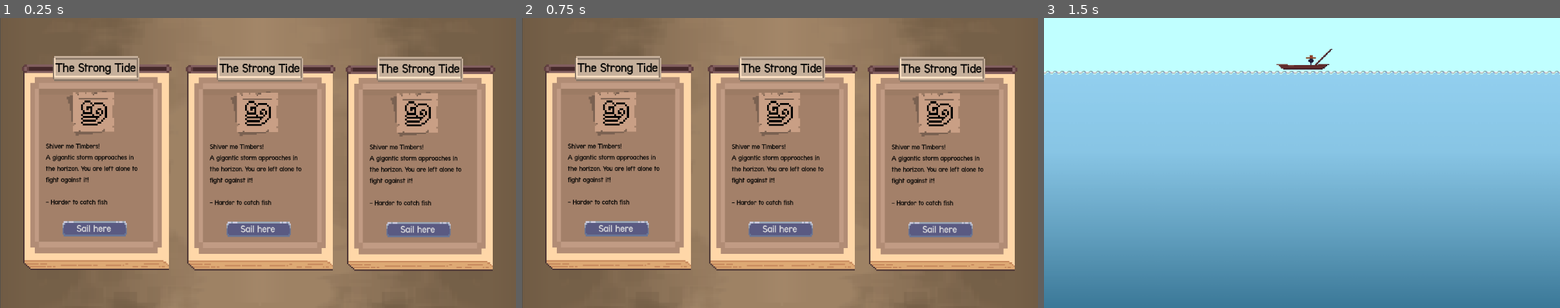
Above: before the commit, frames 1-3 (left to right).
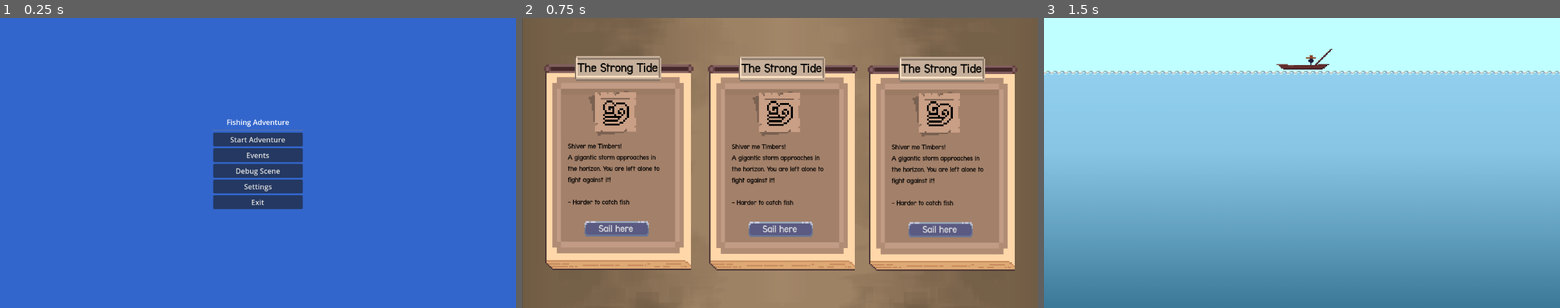
Above: after the commit, the same moments.

Repository: Gugaapo/fishing_game
Game: Godot game, scene res://scenes/main_menu.tscn
Same seed, same stepped clock (60 frames per second), same inputs: the game is played once before the commit and once after it. Before the commit the project starts from res://scenes/Events_scene/events.tscn.
Inputs (mouse positions are in pixels of both pictures, inside the frame that each line leads up to):
- Up to frame 1 (0.25 s): no input
- Up to frame 2 (0.75 s): click (780, 154) at 0.5 s, where only the run after the commit has a clickable "Events"
- Up to frame 3 (1.5 s): click "Sail here" at 1.25 s

The runs differ from the first frame. In frame 1, 100% of the frame differs, in the area x 0-100%, y 0-100%; in frame 2, nothing differs; in frame 3, nothing differs.

Commit message:
added main menu, failed to add pause to the game @Guilherme fix it

Diff:
--- a/project.godot
+++ b/project.godot
@@ -11,7 +11,7 @@
 [application]
 
 config/name="roguelike-fishing"
-run/main_scene="res://scenes/Events_scene/events.tscn"
+run/main_scene="res://scenes/main_menu.tscn"
 config/features=PackedStringArray("4.2", "Forward Plus")
 config/icon="res://icon.svg"
 
@@ -31,6 +31,18 @@
 ]
 }
 
+ui_cancel={
+"deadzone": 0.5,
+"events": [Object(InputEventKey,"resource_local_to_scene":false,"resource_name":"","device":0,"window_id":0,"alt_pressed":false,"shift_pressed":false,"ctrl_pressed":false,"meta_pressed":false,"pressed":false,"keycode":4194305,"physical_keycode":4194305,"key_label":0,"unicode":0,"echo":false,"script":null)
+]
+}
+
+escape={
+"deadzone": 0.5,
+"events": [Object(InputEventKey,"resource_local_to_scene":false,"resource_name":"","device":0,"window_id":0,"alt_pressed":false,"shift_pressed":false,"ctrl_pressed":false,"meta_pressed":false,"pressed":false,"keycode":4194305,"physical_keycode":4194305,"key_label":0,"unicode":0,"echo":false,"script":null)
+]
+}
+
 [rendering]
 
 textures/canvas_textures/default_texture_filter=0
--- a/scenes/Events_scene/EventSelectionNode.tscn
+++ b/scenes/Events_scene/EventSelectionNode.tscn
@@ -35,6 +35,7 @@
 
 [node name="Meio" type="Control" parent="Inner/Baseplate"]
 layout_mode = 1
+anchors_preset = 15
 anchor_right = 1.0
 anchor_bottom = 1.0
 offset_left = 5.0
@@ -56,6 +57,7 @@
 
 [node name="Botão_Embaixo" type="Control" parent="Inner/Baseplate/Meio/InnerBackground"]
 layout_mode = 1
+anchors_preset = 15
 anchor_right = 1.0
 anchor_bottom = 1.0
 offset_left = -2.0
--- a/scenes/Events_scene/events.tscn
+++ b/scenes/Events_scene/events.tscn
@@ -1,10 +1,17 @@
-[gd_scene load_steps=4 format=3 uid="uid://c23ulfs4cnfhe"]
+[gd_scene load_steps=5 format=3 uid="uid://c23ulfs4cnfhe"]
 
 [ext_resource type="Texture2D" uid="uid://bxfu7j2rg5g1i" path="res://assets/sprites/MapaPathBase.png" id="1_d7p07"]
 [ext_resource type="Script" path="res://scripts/event_scripts/events.gd" id="1_qsv4e"]
 [ext_resource type="PackedScene" uid="uid://eji6itgxjv8m" path="res://scenes/Events_scene/EventSelectionNode.tscn" id="3_8x6dj"]
+[ext_resource type="PackedScene" path="res://scenes/pause_menu.tscn" id="4_pause"]
 
-[node name="Events" type="Node2D" node_paths=PackedStringArray("search_root")]
+[node name="Events" type="Control"]
+layout_mode = 3
+anchors_preset = 15
+anchor_right = 1.0
+anchor_bottom = 1.0
+grow_horizontal = 2
+grow_vertical = 2
 script = ExtResource("1_qsv4e")
 search_root = NodePath("Root")
 
@@ -35,3 +42,12 @@
 offset_right = 196.0
 offset_bottom = -218.0
 scale = Vector2(3.12398, 3.12398)
+
+[node name="PauseMenu" parent="." instance=ExtResource("4_pause")]
+layout_mode = 1
+offset_left = 70.0
+offset_top = 44.0
+offset_right = 70.0
+offset_bottom = 44.0
+grow_horizontal = 2
+grow_vertical = 2
--- a/scenes/fishing_scene/debug_scene.tscn
+++ b/scenes/fishing_scene/debug_scene.tscn
@@ -1,18 +1,20 @@
-[gd_scene load_steps=11 format=3 uid="uid://cfd2yhkg7texu"]
-
-[ext_resource type="Texture2D" uid="uid://bfyc7ntifu2f7" path="res://assets/brackeys_platformer_assets/sprites/world_tileset.png" id="1_xpaf7"]
-[ext_resource type="Script" path="res://scripts/fishing_scripts/FishSpawner.gd" id="2_n6o05"]
-[ext_resource type="PackedScene" uid="uid://drxp8nd3ekn8p" path="res://scenes/fishing_scene/fishes/fish_baiacu.tscn" id="3_23wvb"]
-[ext_resource type="PackedScene" uid="uid://cdnqtebfupj62" path="res://scenes/fishing_scene/boat.tscn" id="4_8rwe7"]
-[ext_resource type="Texture2D" uid="uid://c57ixg36kb8qw" path="res://assets/gradients/gradient.png" id="5_2m4ej"]
-[ext_resource type="PackedScene" uid="uid://lpitcdo7x83b" path="res://scenes/fishing_scene/fishes/fish_sardine.tscn" id="6_sardine"]
-[ext_resource type="AudioStream" uid="uid://i0ajtculjn50" path="res://assets/music/Music_Theme1.wav" id="7_73ynf"]
+[gd_scene load_steps=13 format=3 uid="uid://cfd2yhkg7texu"]
+
+[ext_resource type="Script" path="res://scripts/fishing_scripts/debug_scene_controller.gd" id="1_script"]
+[ext_resource type="Texture2D" uid="uid://bfyc7ntifu2f7" path="res://assets/brackeys_platformer_assets/sprites/world_tileset.png" id="2_xpaf7"]
+[ext_resource type="Script" path="res://scripts/fishing_scripts/FishSpawner.gd" id="3_n6o05"]
+[ext_resource type="PackedScene" uid="uid://drxp8nd3ekn8p" path="res://scenes/fishing_scene/fishes/fish_baiacu.tscn" id="4_23wvb"]
+[ext_resource type="PackedScene" uid="uid://cdnqtebfupj62" path="res://scenes/fishing_scene/boat.tscn" id="5_8rwe7"]
+[ext_resource type="Texture2D" uid="uid://c57ixg36kb8qw" path="res://assets/gradients/gradient.png" id="6_2m4ej"]
+[ext_resource type="PackedScene" uid="uid://lpitcdo7x83b" path="res://scenes/fishing_scene/fishes/fish_sardine.tscn" id="7_sardine"]
+[ext_resource type="AudioStream" uid="uid://i0ajtculjn50" path="res://assets/music/Music_Theme1.wav" id="8_73ynf"]
+[ext_resource type="PackedScene" path="res://scenes/pause_menu.tscn" id="9_pause"]
 
 [sub_resource type="WorldBoundaryShape2D" id="WorldBoundaryShape2D_ttqpa"]
 distance = -11.0
 
 [sub_resource type="TileSetAtlasSource" id="TileSetAtlasSource_pygva"]
-texture = ExtResource("1_xpaf7")
+texture = ExtResource("2_xpaf7")
 0:0/0 = 0
 1:0/0 = 0
 2:0/0 = 0
@@ -144,16 +146,25 @@
 [sub_resource type="TileSet" id="TileSet_g7faa"]
 sources/0 = SubResource("TileSetAtlasSource_pygva")
 
-[node name="guilherme_tutorial" type="Node2D"]
-
-[node name="Camera2D" type="Camera2D" parent="."]
+[node name="guilherme_tutorial" type="Control"]
+layout_mode = 3
+anchors_preset = 15
+anchor_right = 1.0
+anchor_bottom = 1.0
+grow_horizontal = 2
+grow_vertical = 2
+script = ExtResource("1_script")
+
+[node name="GameContent" type="Node2D" parent="."]
+
+[node name="Camera2D" type="Camera2D" parent="GameContent"]
 position = Vector2(0, 103)
 zoom = Vector2(2, 2)
 
-[node name="Water collider" type="StaticBody2D" parent="."]
+[node name="Water collider" type="StaticBody2D" parent="GameContent"]
 position = Vector2(-2, -8)
 
-[node name="CollisionShape2D" type="CollisionShape2D" parent="Water collider"]
+[node name="Water collider#CollisionShape2D" type="CollisionShape2D" parent="."]
 shape = SubResource("WorldBoundaryShape2D_ttqpa")
 
 [node name="TileMap" type="TileMap" parent="."]
@@ -165,6 +176,7 @@
 
 [node name="Background" type="ColorRect" parent="."]
 z_index = -1
+layout_mode = 0
 offset_left = -473.0
 offset_top = -175.0
 offset_right = 420.0
@@ -173,19 +185,24 @@
 
 [node name="FishSpawner" type="Node2D" parent="."]
 position = Vector2(-1, 131)
-script = ExtResource("2_n6o05")
-fish_scenes = Array[PackedScene]([ExtResource("3_23wvb"), ExtResource("6_sardine")])
+script = ExtResource("3_n6o05")
+fish_scenes = Array[PackedScene]([ExtResource("4_23wvb"), ExtResource("7_sardine")])
 spawn_weights = [2.0, 1.0]
 count = 15
 area_size = Vector2(300, 200)
 
-[node name="boat" parent="." instance=ExtResource("4_8rwe7")]
+[node name="boat" parent="." instance=ExtResource("5_8rwe7")]
 
 [node name="gradient" type="Sprite2D" parent="."]
 position = Vector2(-2, 145)
 scale = Vector2(0.37375, 0.239583)
-texture = ExtResource("5_2m4ej")
+texture = ExtResource("6_2m4ej")
 
 [node name="AudioStreamPlayer2D" type="AudioStreamPlayer2D" parent="."]
-stream = ExtResource("7_73ynf")
+stream = ExtResource("8_73ynf")
 autoplay = true
+
+[node name="PauseMenu" parent="." instance=ExtResource("9_pause")]
+layout_mode = 1
+grow_horizontal = 2
+grow_vertical = 2
--- a/scenes/game.tscn
+++ b/scenes/game.tscn
@@ -1,3 +1,20 @@
-[gd_scene format=3 uid="uid://dvihgknrx5cri"]
+[gd_scene load_steps=4 format=3 uid="uid://dvihgknrx5cri"]
 
-[node name="Game" type="Node2D"]
+[ext_resource type="Script" path="res://scripts/game_controller.gd" id="1_script"]
+[ext_resource type="PackedScene" uid="uid://cdnqtebfupj62" path="res://scenes/fishing_scene/boat.tscn" id="2_boat"]
+[ext_resource type="PackedScene" uid="uid://bqxvhqxqxqxqx" path="res://scenes/pause_menu.tscn" id="3_pause"]
+
+[node name="Game" type="Control"]
+layout_mode = 3
+anchors_preset = 15
+anchor_right = 1.0
+anchor_bottom = 1.0
+script = ExtResource("1_script")
+
+[node name="FishingScene" parent="." instance=ExtResource("1_boat")]
+
+[node name="PauseMenu" parent="." instance=ExtResource("3_pause")]
+layout_mode = 1
+anchors_preset = 15
+anchor_right = 1.0
+anchor_bottom = 1.0
--- /dev/null
+++ b/scenes/main_menu.tscn
@@ -0,0 +1,60 @@
+[gd_scene load_steps=3 format=3 uid="uid://bqxvhqxqxqxqx"]
+
+[ext_resource type="Script" path="res://scripts/menu_scripts/main_menu.gd" id="1_0x0x0"]
+[ext_resource type="Theme" uid="uid://bqxvhqxqxqxqx" path="res://assets/fantasy_pixelart_ui/theme.tres" id="2_0x0x0"]
+
+[node name="MainMenu" type="Control"]
+layout_mode = 3
+anchors_preset = 15
+anchor_right = 1.0
+anchor_bottom = 1.0
+script = ExtResource("1_0x0x0")
+theme = ExtResource("2_0x0x0")
+
+[node name="Background" type="ColorRect" parent="."]
+layout_mode = 1
+anchors_preset = 15
+anchor_right = 1.0
+anchor_bottom = 1.0
+color = Color(0.2, 0.4, 0.8, 1)
+
+[node name="VBoxContainer" type="VBoxContainer" parent="."]
+layout_mode = 1
+anchors_preset = 8
+anchor_left = 0.5
+anchor_top = 0.5
+anchor_right = 0.5
+anchor_bottom = 0.5
+offset_left = -100.0
+offset_top = -100.0
+offset_right = 100.0
+offset_bottom = 100.0
+
+[node name="Title" type="Label" parent="VBoxContainer"]
+layout_mode = 2
+text = "Fishing Adventure"
+horizontal_alignment = 1
+vertical_alignment = 1
+
+[node name="HSeparator" type="HSeparator" parent="VBoxContainer"]
+layout_mode = 2
+
+[node name="StartButton" type="Button" parent="VBoxContainer"]
+layout_mode = 2
+text = "Start Adventure"
+
+[node name="EventsButton" type="Button" parent="VBoxContainer"]
+layout_mode = 2
+text = "Events"
+
+[node name="DebugButton" type="Button" parent="VBoxContainer"]
+layout_mode = 2
+text = "Debug Scene"
+
+[node name="SettingsButton" type="Button" parent="VBoxContainer"]
+layout_mode = 2
+text = "Settings"
+
+[node name="ExitButton" type="Button" parent="VBoxContainer"]
+layout_mode = 2
+text = "Exit"
--- /dev/null
+++ b/scenes/pause_menu.tscn
@@ -0,0 +1,73 @@
+[gd_scene load_steps=3 format=3 uid="uid://bqxvhqxqxqxqx"]
+
+[ext_resource type="Script" path="res://scripts/menu_scripts/pause_menu.gd" id="1_0x0x0"]
+[ext_resource type="Theme" uid="uid://bqxvhqxqxqxqx" path="res://assets/fantasy_pixelart_ui/theme.tres" id="2_0x0x0"]
+
+[node name="PauseMenu" type="Control"]
+layout_mode = 3
+anchors_preset = 15
+anchor_right = 1.0
+anchor_bottom = 1.0
+script = ExtResource("1_0x0x0")
+theme = ExtResource("2_0x0x0")
+
+[node name="Background" type="ColorRect" parent="."]
+layout_mode = 1
+anchors_preset = 15
+anchor_right = 1.0
+anchor_bottom = 1.0
+color = Color(0, 0, 0, 0.3)
+
+[node name="Panel" type="Panel" parent="."]
+layout_mode = 1
+anchors_preset = 8
+anchor_left = 0.5
+anchor_top = 0.5
+anchor_right = 0.5
+anchor_bottom = 0.5
+offset_left = -140.0
+offset_top = -140.0
+offset_right = 140.0
+offset_bottom = 140.0
+
+[node name="VBoxContainer" type="VBoxContainer" parent="."]
+layout_mode = 1
+anchors_preset = 8
+anchor_left = 0.5
+anchor_top = 0.5
+anchor_right = 0.5
+anchor_bottom = 0.5
+offset_left = -120.0
+offset_top = -120.0
+offset_right = 120.0
+offset_bottom = 120.0
+
+[node name="Title" type="Label" parent="VBoxContainer"]
+layout_mode = 2
+text = "PAUSED"
+horizontal_alignment = 1
+vertical_alignment = 1
+
+[node name="HSeparator" type="HSeparator" parent="VBoxContainer"]
+layout_mode = 2
+
+[node name="ResumeButton" type="Button" parent="VBoxContainer"]
+layout_mode = 2
+text = "Resume"
+custom_minimum_size = Vector2(200, 40)
+
+[node name="HSeparator2" type="HSeparator" parent="VBoxContainer"]
+layout_mode = 2
+
+[node name="SettingsButton" type="Button" parent="VBoxContainer"]
+layout_mode = 2
+text = "Settings"
+custom_minimum_size = Vector2(200, 40)
+
+[node name="HSeparator3" type="HSeparator" parent="VBoxContainer"]
+layout_mode = 2
+
+[node name="ToMenuButton" type="Button" parent="VBoxContainer"]
+layout_mode = 2
+text = "To Menu"
+custom_minimum_size = Vector2(200, 40)
--- /dev/null
+++ b/scenes/settings.tscn
@@ -0,0 +1,69 @@
+[gd_scene load_steps=3 format=3 uid="uid://bqxvhqxqxqxqx"]
+
+[ext_resource type="Script" path="res://scripts/menu_scripts/settings.gd" id="1_0x0x0"]
+[ext_resource type="Theme" uid="uid://bqxvhqxqxqxqx" path="res://assets/fantasy_pixelart_ui/theme.tres" id="2_0x0x0"]
+
+[node name="Settings" type="Control"]
+layout_mode = 3
+anchors_preset = 15
+anchor_right = 1.0
+anchor_bottom = 1.0
+script = ExtResource("1_0x0x0")
+theme = ExtResource("2_0x0x0")
+
+[node name="Background" type="ColorRect" parent="."]
+layout_mode = 1
+anchors_preset = 15
+anchor_right = 1.0
+anchor_bottom = 1.0
+color = Color(0.2, 0.4, 0.8, 1)
+
+[node name="VBoxContainer" type="VBoxContainer" parent="."]
+layout_mode = 1
+anchors_preset = 8
+anchor_left = 0.5
+anchor_top = 0.5
+anchor_right = 0.5
+anchor_bottom = 0.5
+offset_left = -150.0
+offset_top = -150.0
+offset_right = 150.0
+offset_bottom = 150.0
+
+[node name="Title" type="Label" parent="VBoxContainer"]
+layout_mode = 2
+text = "Settings"
+horizontal_alignment = 1
+vertical_alignment = 1
+
+[node name="HSeparator" type="HSeparator" parent="VBoxContainer"]
+layout_mode = 2
+
+[node name="MusicVolumeLabel" type="Label" parent="VBoxContainer"]
+layout_mode = 2
+text = "Music Volume:"
+
+[node name="MusicVolumeSlider" type="HSlider" parent="VBoxContainer"]
+layout_mode = 2
+max_value = 100.0
+value = 50.0
+
+[node name="SFXVolumeLabel" type="Label" parent="VBoxContainer"]
+layout_mode = 2
+text = "SFX Volume:"
+
+[node name="SFXVolumeSlider" type="HSlider" parent="VBoxContainer"]
+layout_mode = 2
+max_value = 100.0
+value = 50.0
+
+[node name="HSeparator2" type="HSeparator" parent="VBoxContainer"]
+layout_mode = 2
+
+[node name="ControlsButton" type="Button" parent="VBoxContainer"]
+layout_mode = 2
+text = "Show Controls"
+
+[node name="BackButton" type="Button" parent="VBoxContainer"]
+layout_mode = 2
+text = "Back"
--- a/scripts/event_scripts/events.gd
+++ b/scripts/event_scripts/events.gd
@@ -1,4 +1,4 @@
-extends Node2D
+extends Control
 
 @export var search_root: Node          # drag the nested scene root here
 @export var scene_path: String = "res://scenes/fishing_scene/debug_scene.tscn"
@@ -7,7 +7,12 @@
 	var root := search_root if search_root else self
 	var button := root.find_child("SailButton", true, false) as BaseButton
 	if button:
-		button.pressed.connect(func(): _on_ui_button_pressed(scene_path))
+		button.pressed.connect(func(): _on_ui_button_pressed("res://scenes/fishing_scene/debug_scene.tscn"))
+
+	# Set up the pause menu to know which scene it came from
+	var pause_menu = $PauseMenu
+	if pause_menu:
+		pause_menu.set_game_scene("res://scenes/Events_scene/events.tscn")
 
 func _on_ui_button_pressed(scene_path: String) -> void:
 	print("Loading:", scene_path)
--- /dev/null
+++ b/scripts/fishing_scripts/debug_scene_controller.gd
@@ -0,0 +1,57 @@
+extends Control
+
+func _ready():
+	# Set up the pause menu to know which scene it came from
+	var pause_menu = $PauseMenu
+	if pause_menu:
+		pause_menu.set_game_scene("res://scenes/fishing_scene/debug_scene.tscn")
+
+	# Ensure this control can receive input events
+	mouse_filter = Control.MOUSE_FILTER_IGNORE
+	# Make sure input events are processed
+	set_process_input(true)
+
+	print("Debug scene controller ready")
+	print("Pause menu found: ", pause_menu != null)
+
+	# Debug scene tree structure (temporarily disabled to prevent crashes)
+	# print("Scene tree structure:")
+	# _print_scene_tree_safe(self, 0)
+
+func _print_scene_tree_safe(node: Node, depth: int):
+	if not node:
+		return
+	var indent = "  "
+	var node_name = node.name if node.name else "unnamed"
+	var node_class = node.get_class() if node.has_method("get_class") else "unknown"
+	print(indent + "- " + node_name + " (" + node_class + ")")
+
+	# Safely get children
+	var children = node.get_children()
+	if children:
+		for child in children:
+			if child:
+				_print_scene_tree_safe(child, depth + 1)
+
+func _input(event):
+	print("Debug scene controller received input: ", event)
+
+	# Debug all key presses
+	if event is InputEventKey and event.pressed:
+		print("Key pressed: ", event.keycode, " (ESC = 4194305, P = 80)")
+		# Check if ESC action is detected
+		if event.is_action_pressed("ui_cancel"):
+			print("ESC action detected!")
+		else:
+			print("ESC action NOT detected for keycode: ", event.keycode)
+
+	# Forward input events to the pause menu if it exists
+	var pause_menu = $PauseMenu
+	if pause_menu and pause_menu.has_method("_input"):
+		pause_menu._input(event)
+
+	# Test with P key as well
+	if event is InputEventKey and event.pressed and event.keycode == KEY_P:
+		print("P key pressed in debug scene controller")
+		if pause_menu:
+			pause_menu._input(event)
--- /dev/null
+++ b/scripts/game_controller.gd
@@ -0,0 +1,13 @@
+extends Control
+
+func _ready():
+	# Set up the pause menu to know which scene it came from
+	var pause_menu = $PauseMenu
+	if pause_menu:
+		pause_menu.set_game_scene("res://scenes/game.tscn")
+
+	# Set up the fishing scene
+	var fishing_scene = $FishingScene
+	if fishing_scene:
+		# Any additional setup for the fishing scene can go here
+		pass
--- /dev/null
+++ b/scripts/menu_scripts/main_menu.gd
@@ -0,0 +1,29 @@
+extends Control
+
+func _ready():
+	# Connect button signals
+	$VBoxContainer/StartButton.pressed.connect(_on_start_pressed)
+	$VBoxContainer/EventsButton.pressed.connect(_on_events_pressed)
+	$VBoxContainer/DebugButton.pressed.connect(_on_debug_pressed)
+	$VBoxContainer/SettingsButton.pressed.connect(_on_settings_pressed)
+	$VBoxContainer/ExitButton.pressed.connect(_on_exit_pressed)
+
+func _on_start_pressed():
+	# Change to events scene
+	get_tree().change_scene_to_file("res://scenes/Events_scene/events.tscn")
+
+func _on_events_pressed():
+	# Change to events scene
+	get_tree().change_scene_to_file("res://scenes/Events_scene/events.tscn")
+
+func _on_debug_pressed():
+	# Change to debug scene
+	get_tree().change_scene_to_file("res://scenes/fishing_scene/debug_scene.tscn")
+
+func _on_settings_pressed():
+	# Change to settings scene
+	get_tree().change_scene_to_file("res://scenes/settings.tscn")
+
+func _on_exit_pressed():
+	# Exit the game
+	get_tree().quit()
--- /dev/null
+++ b/scripts/menu_scripts/pause_menu.gd
@@ -0,0 +1,112 @@
+extends Control
+
+var game_scene: String = ""
+
+func _ready():
+	# Connect button signals
+	$VBoxContainer/ResumeButton.pressed.connect(_on_resume_pressed)
+	$VBoxContainer/SettingsButton.pressed.connect(_on_settings_pressed)
+	$VBoxContainer/ToMenuButton.pressed.connect(_on_to_menu_pressed)
+
+	# Hide the pause menu initially
+	visible = false
+
+	# Process mode should be set to stop when paused
+	process_mode = Node.PROCESS_MODE_WHEN_PAUSED
+
+	# Make sure the pause menu is on top
+	z_index = 1000
+
+	# Ensure the pause menu can receive input events
+	mouse_filter = Control.MOUSE_FILTER_IGNORE
+
+	print("Pause menu initialized and ready")
+	print("Pause menu process mode: ", process_mode)
+	print("Pause menu mouse filter: ", mouse_filter)
+
+func _input(event):
+	print("Pause menu received input event: ", event)
+
+	# Debug ESC action detection
+	if event.is_action_pressed("ui_cancel"):
+		print("ESC action detected in pause menu!")
+		print("ESC key pressed, pause menu visible: ", visible)
+		if visible:
+			_resume_game()
+		else:
+			_pause_game()
+	elif event.is_action_pressed("escape"):
+		print("Escape action detected in pause menu!")
+		print("Escape key pressed, pause menu visible: ", visible)
+		if visible:
+			_resume_game()
+		else:
+			_pause_game()
+	# Handle P key as well
+	elif event is InputEventKey and event.pressed and event.keycode == KEY_P:
+		print("P key pressed, pause menu visible: ", visible)
+		if visible:
+			_resume_game()
+		else:
+			_pause_game()
+	# Also check for ESC keycode directly
+	elif event is InputEventKey and event.pressed and event.keycode == 4194305:
+		print("ESC keycode detected directly in pause menu!")
+		print("ESC key pressed, pause menu visible: ", visible)
+		if visible:
+			_resume_game()
+		else:
+			_pause_game()
+
+func _unhandled_input(event):
+	print("Pause menu received unhandled input event: ", event)
+	if event.is_action_pressed("ui_cancel"): # ESC key
+		print("ESC key pressed (unhandled), pause menu visible: ", visible)
+		if visible:
+			_resume_game()
+		else:
+			_pause_game()
+
+func _pause_game():
+	print("Pausing game...")
+	print("Before pause - visible: ", visible, ", tree paused: ", get_tree().paused)
+	visible = true
+	get_tree().paused = true
+	# Capture input when paused
+	mouse_filter = Control.MOUSE_FILTER_STOP
+	print("After pause - visible: ", visible, ", tree paused: ", get_tree().paused, ", mouse filter: ", mouse_filter)
+	print("Game paused successfully")
+
+func _resume_game():
+	print("Resuming game...")
+	visible = false
+	get_tree().paused = false
+	# Release input when resumed
+	mouse_filter = Control.MOUSE_FILTER_IGNORE
+	print("Game resumed successfully")
+
+func _on_resume_pressed():
+	_resume_game()
+
+func _on_settings_pressed():
+	# Open settings and remember we came from pause menu
+	var settings_scene = preload("res://scenes/settings.tscn")
+	var settings_instance = settings_scene.instantiate()
+
+	# Set the previous scene to the current game scene
+	if game_scene != "":
+		settings_instance.set_previous_scene(game_scene)
+	else:
+		settings_instance.set_previous_scene("res://scenes/pause_menu.tscn")
+
+	# Add settings as child and show it
+	add_child(settings_instance)
+	settings_instance.visible = true
+
+func _on_to_menu_pressed():
+	# Unpause and go to main menu
+	get_tree().paused = false
+	get_tree().change_scene_to_file("res://scenes/main_menu.tscn")
+
+func set_game_scene(scene_path: String):
+	game_scene = scene_path
--- /dev/null
+++ b/scripts/menu_scripts/settings.gd
@@ -0,0 +1,70 @@
+extends Control
+
+var previous_scene: String = ""
+
+func _ready():
+	# Connect button signals
+	$VBoxContainer/ControlsButton.pressed.connect(_on_controls_pressed)
+	$VBoxContainer/BackButton.pressed.connect(_on_back_pressed)
+
+	# Connect slider signals
+	$VBoxContainer/MusicVolumeSlider.value_changed.connect(_on_music_volume_changed)
+	$VBoxContainer/SFXVolumeSlider.value_changed.connect(_on_sfx_volume_changed)
+
+	# Load current volume settings
+	_load_volume_settings()
+
+func _load_volume_settings():
+	# Load saved volume settings (you can implement this with ConfigFile later)
+	var music_volume = 50.0
+	var sfx_volume = 50.0
+
+	$VBoxContainer/MusicVolumeSlider.value = music_volume
+	$VBoxContainer/SFXVolumeSlider.value = sfx_volume
+
+func _on_music_volume_changed(value: float):
+	# Update music volume (implement with AudioServer later)
+	print("Music volume changed to: ", value)
+
+func _on_sfx_volume_changed(value: float):
+	# Update SFX volume (implement with AudioServer later)
+	print("SFX volume changed to: ", value)
+
+func _on_controls_pressed():
+	# Show controls popup or scene
+	_show_controls()
+
+func _on_back_pressed():
+	# Go back to previous scene or main menu
+	if previous_scene != "":
+		get_tree().change_scene_to_file(previous_scene)
+	else:
+		get_tree().change_scene_to_file("res://scenes/main_menu.tscn")
+
+func _show_controls():
+	# Create a simple controls popup
+	var popup = AcceptDialog.new()
+	popup.title = "Controls"
+	popup.dialog_text = """
+	Fishing Rod Controls:
+	- Click to cast line
+	- Hold to reel in
+
+	Boat Movement:
+	- Use arrow keys or WASD to move
+	- Space to jump
+
+	Menu Controls:
+	- ESC to pause/open menu
+	- Enter to confirm
+	- Arrow keys to navigate
+	"""
+	popup.popup_centered()
+	add_child(popup)
+
+	# Auto-close after 5 seconds
+	await get_tree().create_timer(5.0).timeout
+	popup.queue_free()
+
+func set_previous_scene(scene_path: String):
+	previous_scene = scene_path
